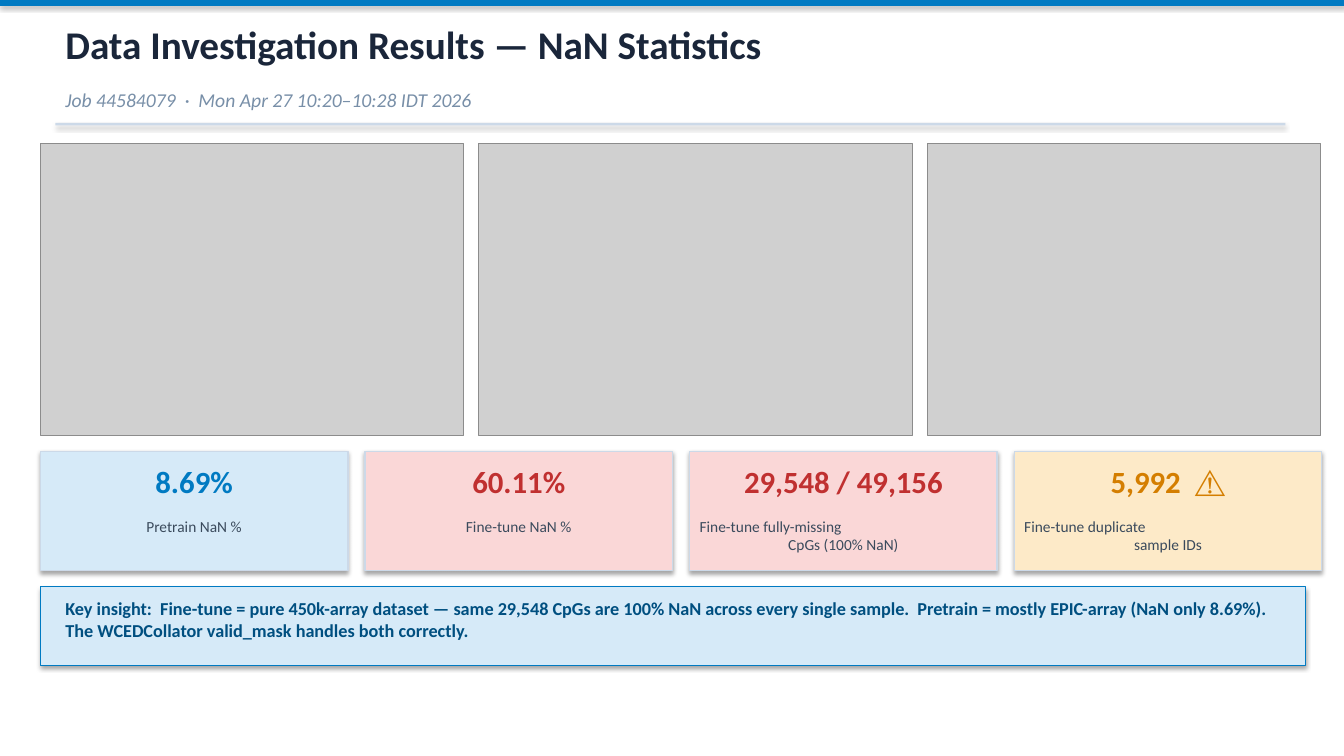
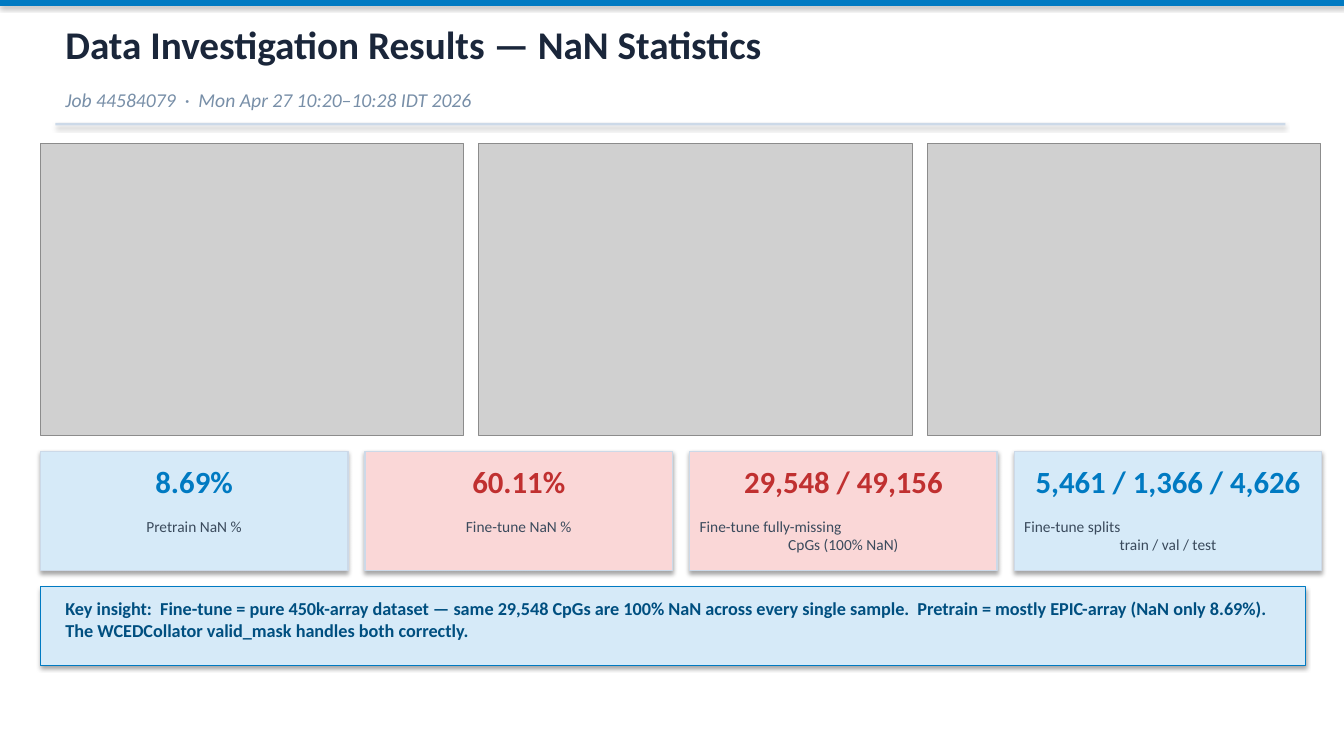
Before and after one commit to netanelazran11/BiomedSciAI_ACL_Project, a slide deck: slide 11 of methyl/NaN_Handling_MethylLlama.pptx. Drawn at 1344x756 pixels with LibreOffice and Linux fonts; fonts in the diff are those of the drawing; grey boxes stand for pictures. Boxes give left, top, right and bottom in pixels: in the first picture for what was removed or moved away, otherwise in the second. Text is boxed around its words. In the diff, an @@ line names an element or a change of style, - is before the commit and + after.

```diff
--- a/methyl/NaN_Handling_MethylLlama.pptx
+++ b/methyl/NaN_Handling_MethylLlama.pptx
@@ rectangle at bbox=[1014, 452, 1322, 571]: fill #FDEAC8 to #D6EAF8 @@
@@ text at bbox=[1036, 472, 1300, 497]: text changed; text colour #D47E00 to #007AC2 @@
-5,992 ⚠
+5,461 / 1,366 / 4,626
@@ text at bbox=[1024, 521, 1216, 550]: text changed @@
-Fine-tune duplicate
-sample IDs
+Fine-tune splits
+train / val / test
```
Also in this commit, not shown: 1 other file.
